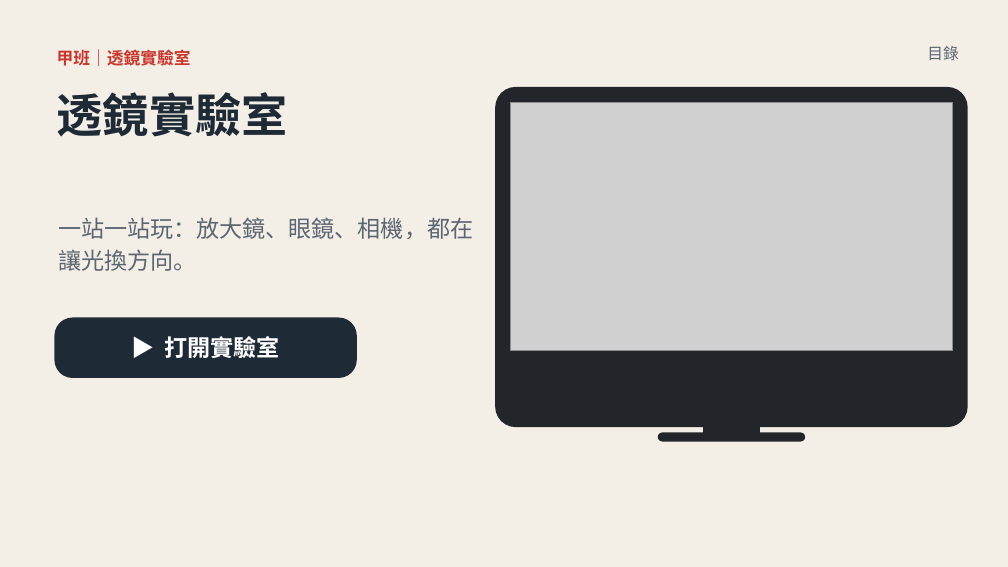
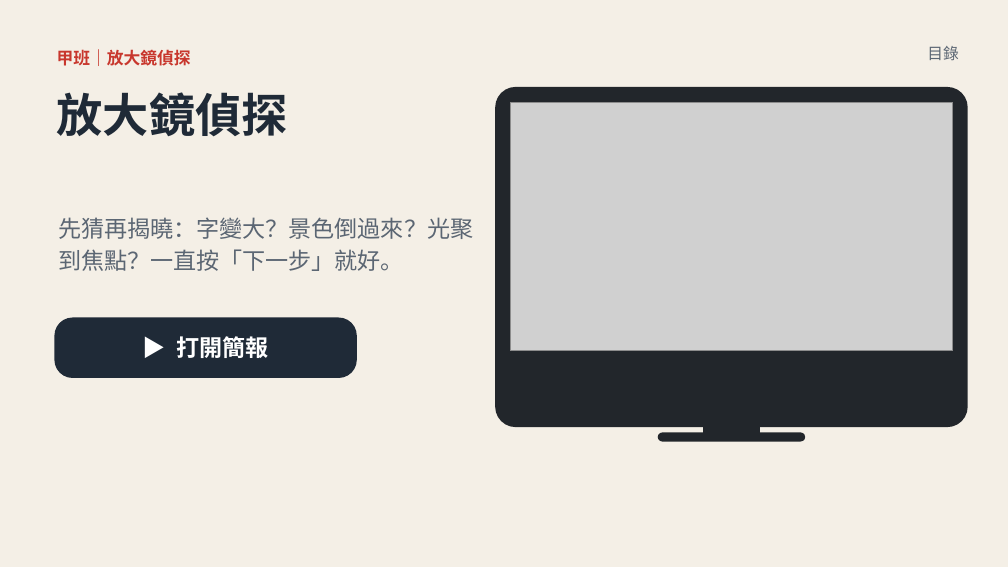
Before and after one commit to classtools1020/classtools1020.github.io, a slide deck: slide 5 of light-refract/1016/slides.pptx. Drawn at 1008x567 pixels with LibreOffice and Linux fonts; fonts in the diff are those of the drawing; grey boxes stand for pictures. Boxes give left, top, right and bottom in pixels: in the first picture for what was removed or moved away, otherwise in the second. Text is boxed around its words. In the diff, an @@ line names an element or a change of style, - is before the commit and + after.

```diff
--- a/light-refract/1016/slides.pptx
+++ b/light-refract/1016/slides.pptx
@@ text at (57, 49, 191, 66): text changed @@
-甲班｜透鏡實驗室
+甲班｜放大鏡偵探
@@ text at (57, 92, 288, 137): text changed @@
-透鏡實驗室
+放大鏡偵探
@@ text at (58, 217, 473, 271): text changed @@
-一站一站玩：放大鏡、眼鏡、相機，都在讓光換方向。
+先猜再揭曉：字變大？景色倒過來？光聚到焦點？一直按「下一步」就好。
@@ text in rounded rectangle at (176, 336, 268, 358): text changed @@
-▶ 打開實驗室
+▶ 打開簡報
```
Also in this commit, not shown: 2 other slides changed, 18 other files.
